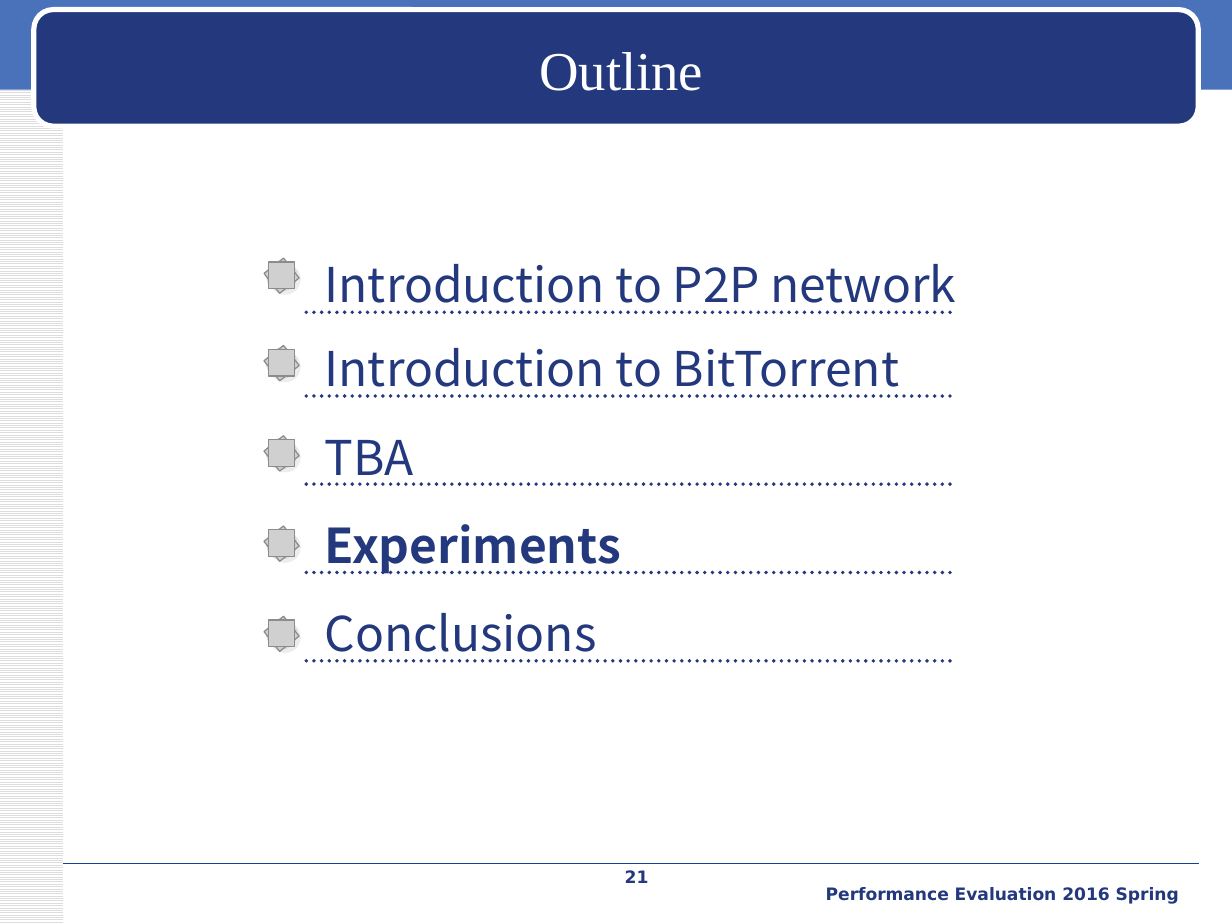
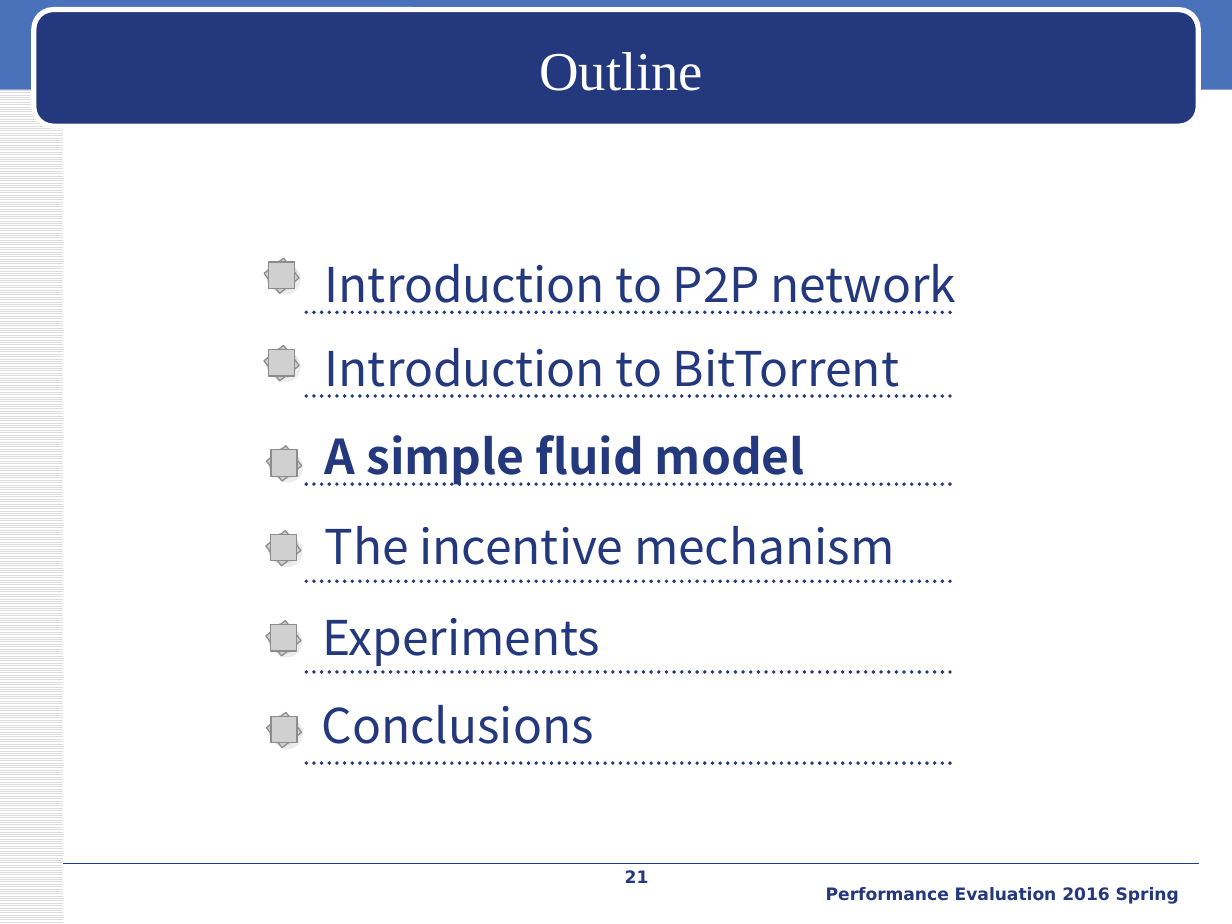
Before and after one commit to iamyuanchung/PE_104_2, a slide deck: slide 21 of final/BT-like-peer2peer.pptx. Drawn at 1232x924 pixels with LibreOffice and Linux fonts; fonts in the diff are those of the drawing; grey boxes stand for pictures; background and template pictures are left out. Boxes give left, top, right and bottom in pixels: in the first picture for what was removed or moved away, otherwise in the second. Text is boxed around its words. In the diff, an @@ line names an element or a change of style, - is before the commit and + after.

```diff
--- a/final/BT-like-peer2peer.pptx
+++ b/final/BT-like-peer2peer.pptx
@@ picture: place and size @@
-picture at (264, 526, 300, 562)
+picture at (266, 446, 301, 482)
@@ ellipse: place and size @@
-ellipse at (264, 526, 300, 562)
+ellipse at (267, 446, 302, 482)
@@ ellipse: place and size @@
-ellipse at (266, 529, 296, 558)
+ellipse at (269, 448, 298, 478)
@@ text at (325, 435, 805, 486): text changed; bold on @@
-TBA
+A simple fluid model
@@ picture: place and size @@
-picture at (269, 530, 294, 557)
+picture at (271, 450, 297, 477)
@@ picture: place and size @@
-picture at (264, 616, 300, 652)
+picture at (266, 531, 301, 567)
@@ ellipse: place and size @@
-ellipse at (264, 436, 300, 472)
+ellipse at (266, 531, 301, 567)
@@ ellipse at (266, 531, 301, 567): fill gradient #5F7092 to #96B1E6 to gradient #2E4876 to #4972BB @@
@@ ellipse: place and size @@
-ellipse at (266, 439, 296, 468)
+ellipse at (269, 533, 298, 563)
@@ picture: place and size @@
-picture at (269, 620, 294, 646)
+picture at (271, 535, 297, 561)
@@ text added at (325, 526, 894, 565), 28 pt, text #23387D @@
+The incentive mechanism
@@ line moved from (307, 573) - (954, 573) to (307, 582) - (954, 582) @@
@@ ellipse: place and size @@
-ellipse at (264, 616, 300, 652)
+ellipse at (266, 621, 301, 657)
@@ picture: place and size @@
-picture at (264, 436, 300, 472)
+picture at (266, 621, 301, 657)
@@ ellipse: place and size @@
-ellipse at (266, 620, 296, 649)
+ellipse at (269, 623, 298, 653)
@@ picture: place and size @@
-picture at (269, 440, 294, 467)
+picture at (271, 625, 297, 652)
@@ text "Experiments": place and size @@
-text "Experiments" at (325, 524, 621, 575)
+text "Experiments" at (322, 618, 600, 666)
@@ text "Experiments" at (322, 618, 600, 666): bold off @@
@@ line moved from (307, 660) - (954, 660) to (307, 671) - (954, 671) @@
@@ group added at (266, 712, 302, 748): 2 ellipses, 2 pictures @@
@@ text "Conclusions" rewrapped from (325, 613, 597, 663) to (322, 705, 594, 744) @@
@@ line added from (307, 763) to (954, 763), #23387D 2.25 pt dashed @@
```
Also in this commit, not shown: 4 other slides changed, 16 slides added.
